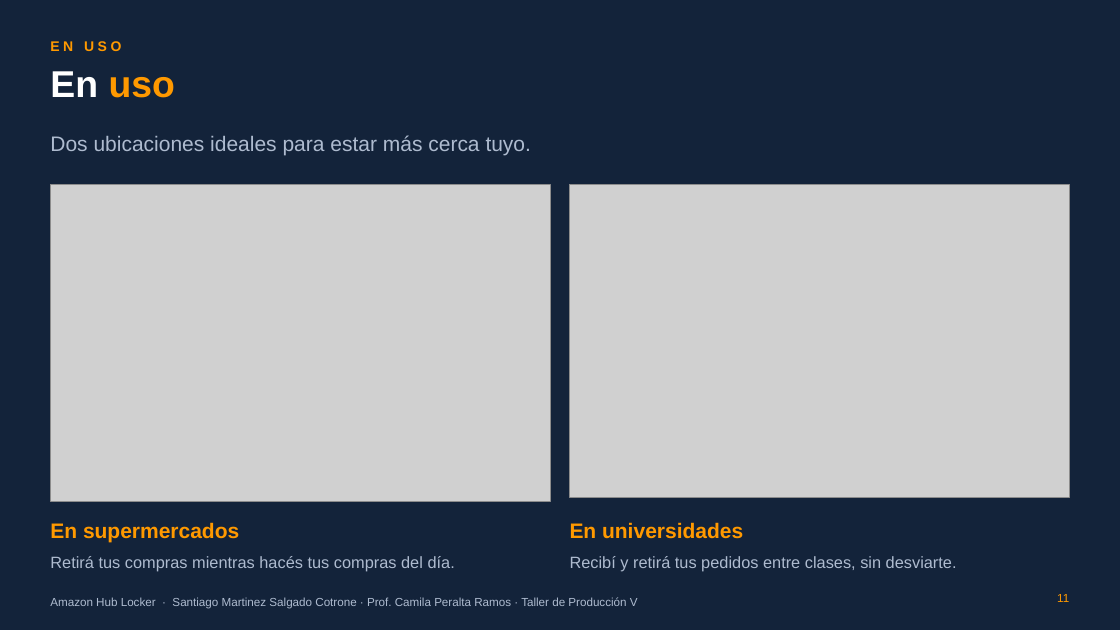
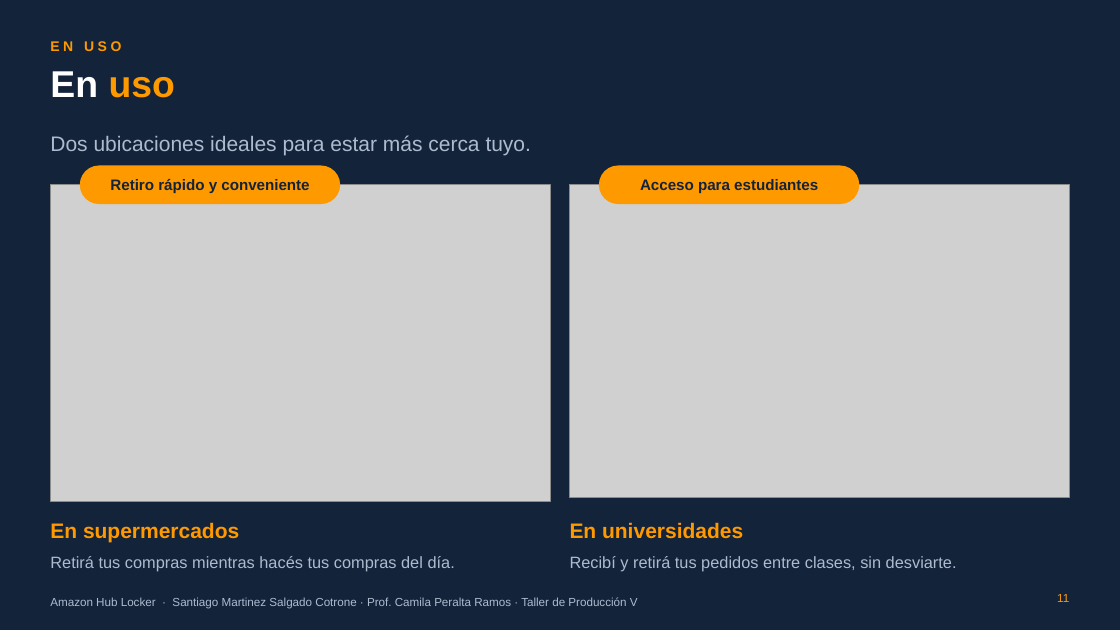
Before and after one commit to ramasalgado/Amazon-Proyecto, a slide deck: slide 11 of presentacion/Amazon-Hub-Locker-presentacion.pptx. Drawn at 1120x630 pixels with LibreOffice and Linux fonts; fonts in the diff are those of the drawing; grey boxes stand for pictures; background and template pictures are left out. Boxes give left, top, right and bottom in pixels: in the first picture for what was removed or moved away, otherwise in the second. Text is boxed around its words. In the diff, an @@ line names an element or a change of style, - is before the commit and + after.

```diff
--- a/presentacion/Amazon-Hub-Locker-presentacion.pptx
+++ b/presentacion/Amazon-Hub-Locker-presentacion.pptx
@@ rounded rectangle added at (x1=80, y1=166, x2=340, y2=204), fill #FF9900 @@
@@ text added at (x1=110, y1=179, x2=309, y2=193), 13 pt, text #13233A, bold @@
+Retiro rápido y conveniente
@@ rounded rectangle added at (x1=599, y1=166, x2=860, y2=204), fill #FF9900 @@
@@ text added at (x1=640, y1=179, x2=818, y2=193), 13 pt, text #13233A, bold @@
+Acceso para estudiantes
```
Also in this commit, not shown: 11 other slides changed, 1 other file.
